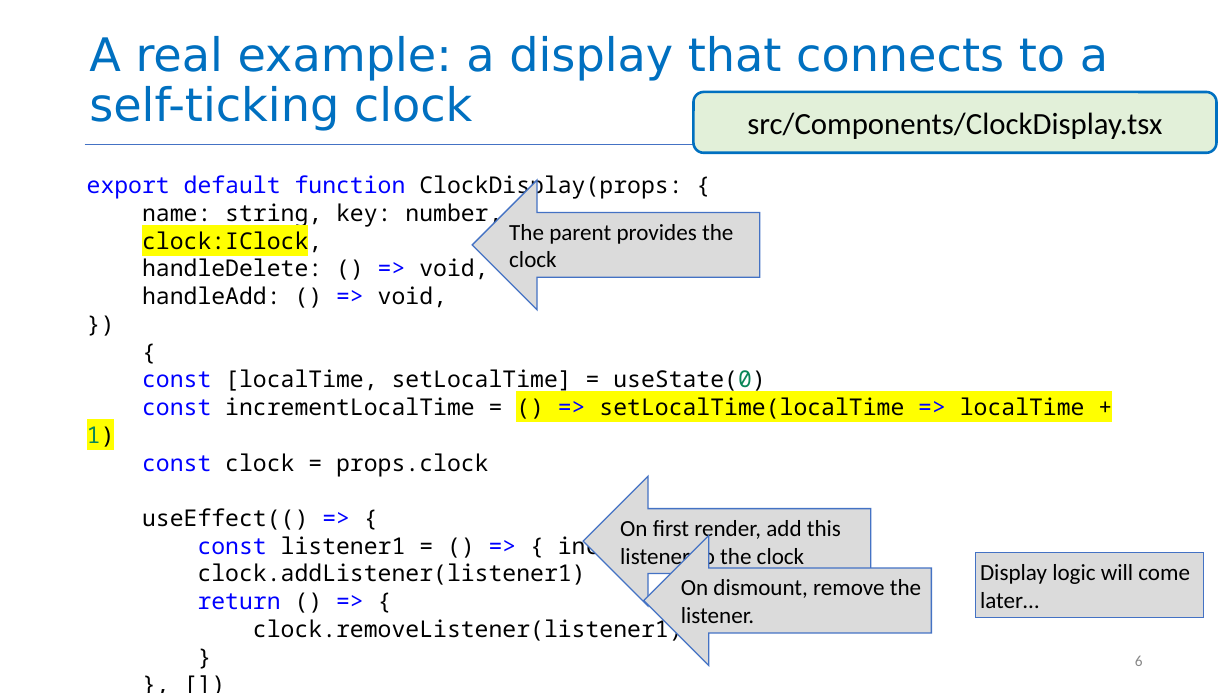
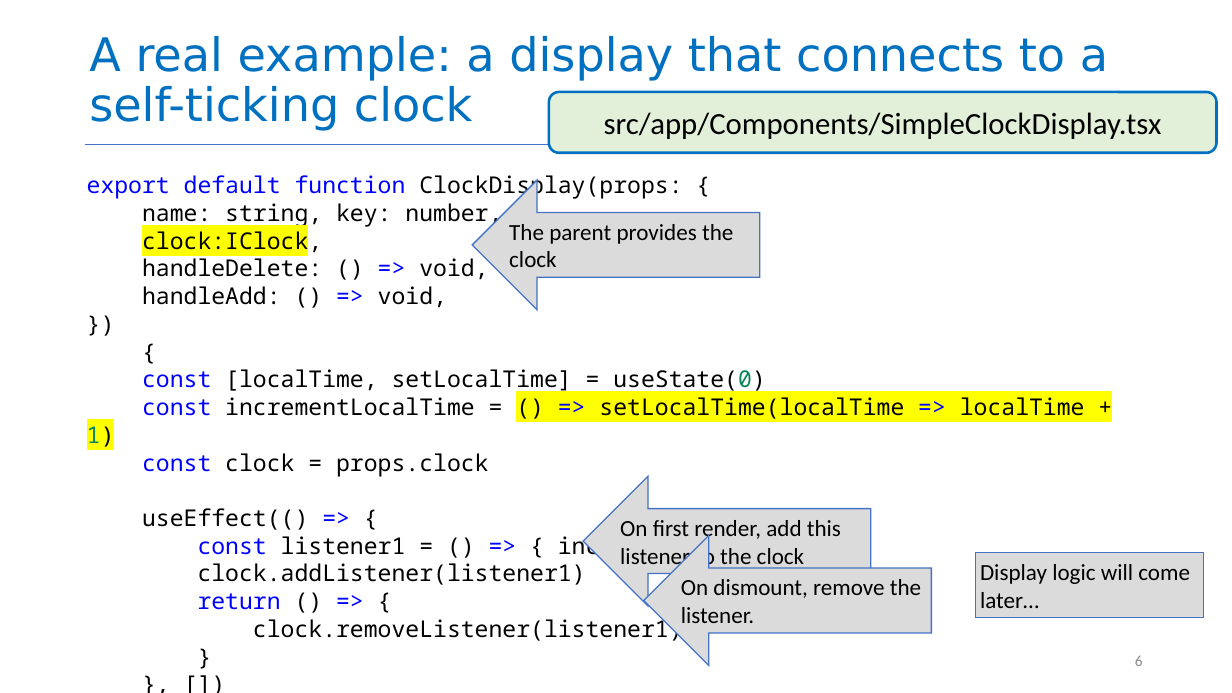
Before and after one commit to neu-se/CS4530-Spring-2025, a slide deck: slide 6 of Slides/Module 09 React Hooks.pptx. Drawn at 1232x693 pixels with LibreOffice and Linux fonts; fonts in the diff are those of the drawing. Boxes give left, top, right and bottom in pixels: in the first picture for what was removed or moved away, otherwise in the second. Text is boxed around its words. In the diff, an @@ line names an element or a change of style, - is before the commit and + after.

```diff
--- a/Slides/Module 09 React Hooks.pptx
+++ b/Slides/Module 09 React Hooks.pptx
@@ rounded rectangle "src/app/Components/SimpleClockDisplay.tsx": place and size @@
-rounded rectangle "src/app/Components/SimpleClockDisplay.tsx" at [694, 92, 1217, 153]
+rounded rectangle "src/app/Components/SimpleClockDisplay.tsx" at [549, 92, 1217, 153]
@@ text in rounded rectangle at [604, 112, 1162, 139]: text changed @@
-src/Components/ClockDisplay.tsx
+src/app/Components/SimpleClockDisplay.tsx
```
Also in this commit, not shown: 8 other slides changed, 2 other files.
